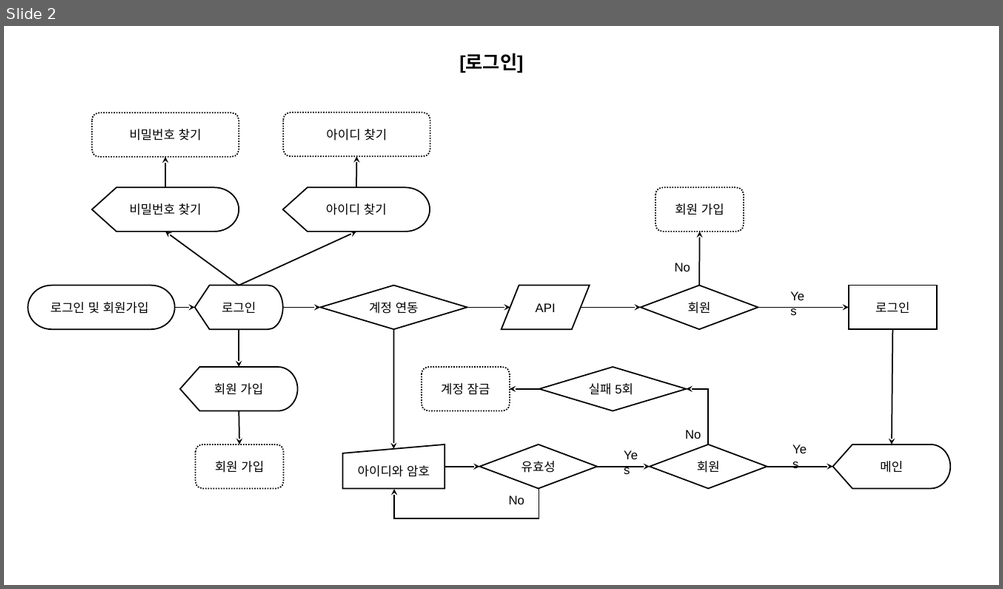
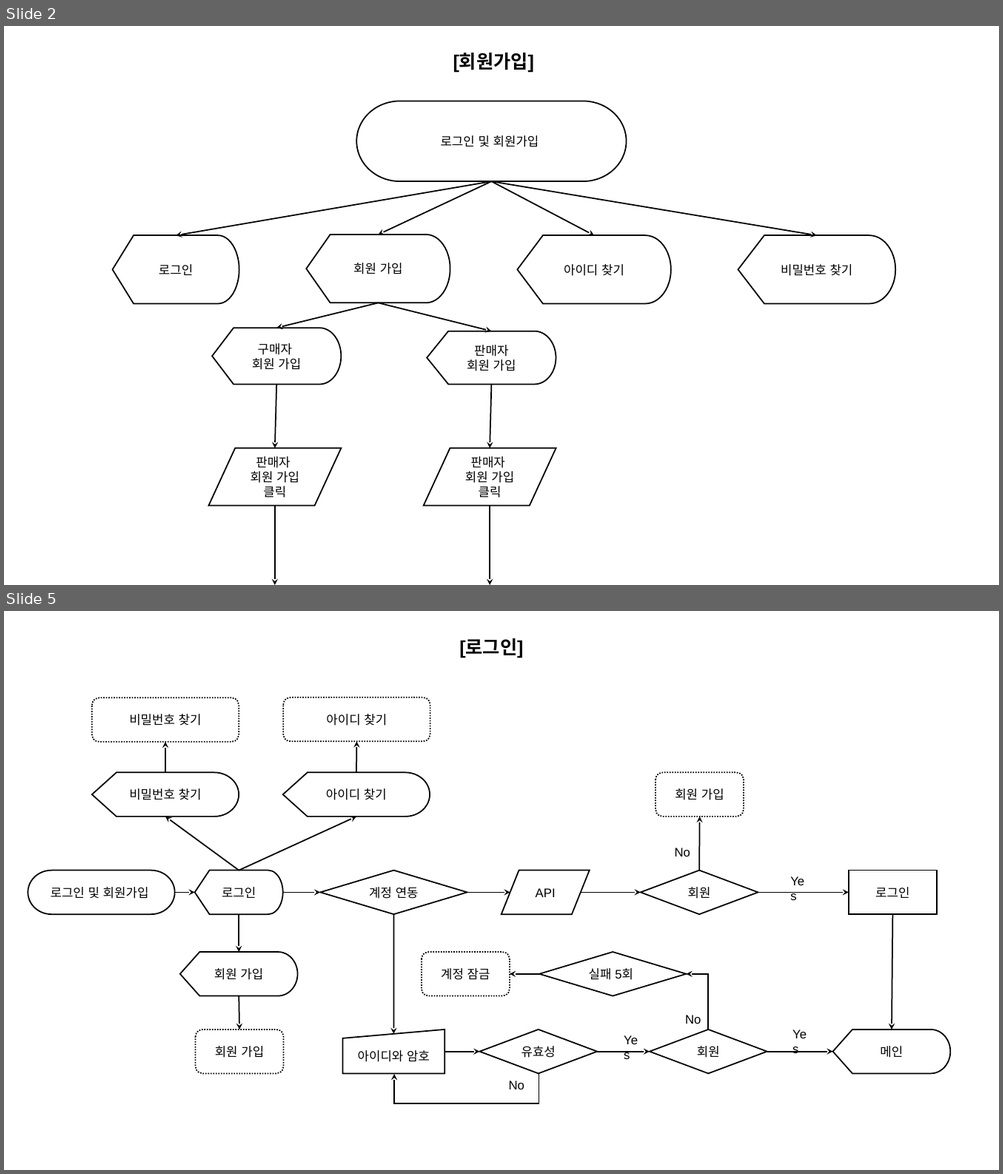
Before and after one commit to PARKJAEGWON/ecommerce7th, a slide deck: resource/01.기능/02.[Uranus]프로세스.pptx. Shown one above the other, each under a label of ours: slide 2 before the commit, slides 2 and 5 after it; the slides between them are not shown. The pictures are 1003x589 and 1003x1174 pixels, drawn with LibreOffice and Linux fonts; fonts in the diff are those of the drawing. Boxes give left, top, right and bottom in pixels: in the first picture for what was removed or moved away, otherwise in the second. Text is boxed around its words. In the diff, an @@ line names an element or a change of style, - is before the commit and + after.

Commit message:
[UPDATE]

```diff
--- a/resource/01.기능/02.[Uranus]프로세스.pptx
+++ b/resource/01.기능/02.[Uranus]프로세스.pptx
@@ slide 2 added at bbox=[4, 26, 999, 585], background #FFFFFF @@
@@ text added at bbox=[453, 53, 535, 72], 18 pt, text #000000, bold @@
+[회원가입]
@@ pill shape added at bbox=[356, 101, 626, 182], fill #FFFFFF, outline #000000 1.25 pt, 12 pt, text #000000 @@
+로그인 및 회원가입
@@ arrow added from (491, 181) to (176, 235), #000000 1.25 pt @@
@@ arrow added from (491, 181) to (378, 235), #000000 1.25 pt @@
@@ arrow added from (491, 181) to (817, 235), #000000 1.25 pt @@
@@ arrow added from (491, 181) to (595, 235), #000000 1.25 pt @@
@@ flow chart display added at bbox=[112, 235, 239, 304], fill #FFFFFF, outline #000000 1.25 pt, 12 pt, text #000000 @@
+로그인
@@ flow chart display added at bbox=[306, 235, 450, 304], fill #FFFFFF, outline #000000 1.25 pt, 12 pt, text #000000 @@
+회원 가입
@@ flow chart display added at bbox=[518, 235, 671, 304], fill #FFFFFF, outline #000000 1.25 pt, 12 pt, text #000000 @@
+아이디 찾기
@@ flow chart display added at bbox=[738, 235, 896, 304], fill #FFFFFF, outline #000000 1.25 pt, 12 pt, text #000000 @@
+비밀번호 찾기
@@ arrow added from (378, 303) to (276, 328), #000000 1.25 pt @@
@@ arrow added from (378, 303) to (491, 331), #000000 1.25 pt @@
@@ flow chart display added at bbox=[212, 328, 341, 385], fill #FFFFFF, outline #000000 1.25 pt, 12 pt, text #000000 @@
+구매자
+회원 가입
@@ flow chart display added at bbox=[427, 331, 556, 384], fill #FFFFFF, outline #000000 1.25 pt, 12 pt, text #000000 @@
+판매자
+회원 가입
@@ arrow added from (276, 385) to (275, 449), #000000 1.25 pt @@
@@ arrow added from (491, 385) to (489, 449), #000000 1.25 pt @@
@@ flow chart input output added at bbox=[208, 449, 341, 506], fill #FFFFFF, outline #000000 1.25 pt, 12 pt, text #000000 @@
+판매자
+회원 가입
+클릭
@@ flow chart input output added at bbox=[424, 449, 556, 506], fill #FFFFFF, outline #000000 1.25 pt, 12 pt, text #000000 @@
+판매자
+회원 가입
+클릭
@@ arrow added from (275, 506) to (275, 585), #000000 1.25 pt @@
@@ arrow added from (489, 506) to (489, 585), #000000 1.25 pt @@
@@ what was slide 2 is now slide 5 @@
```
Also in this commit, not shown: 3 other slides added, 1 slide removed.
